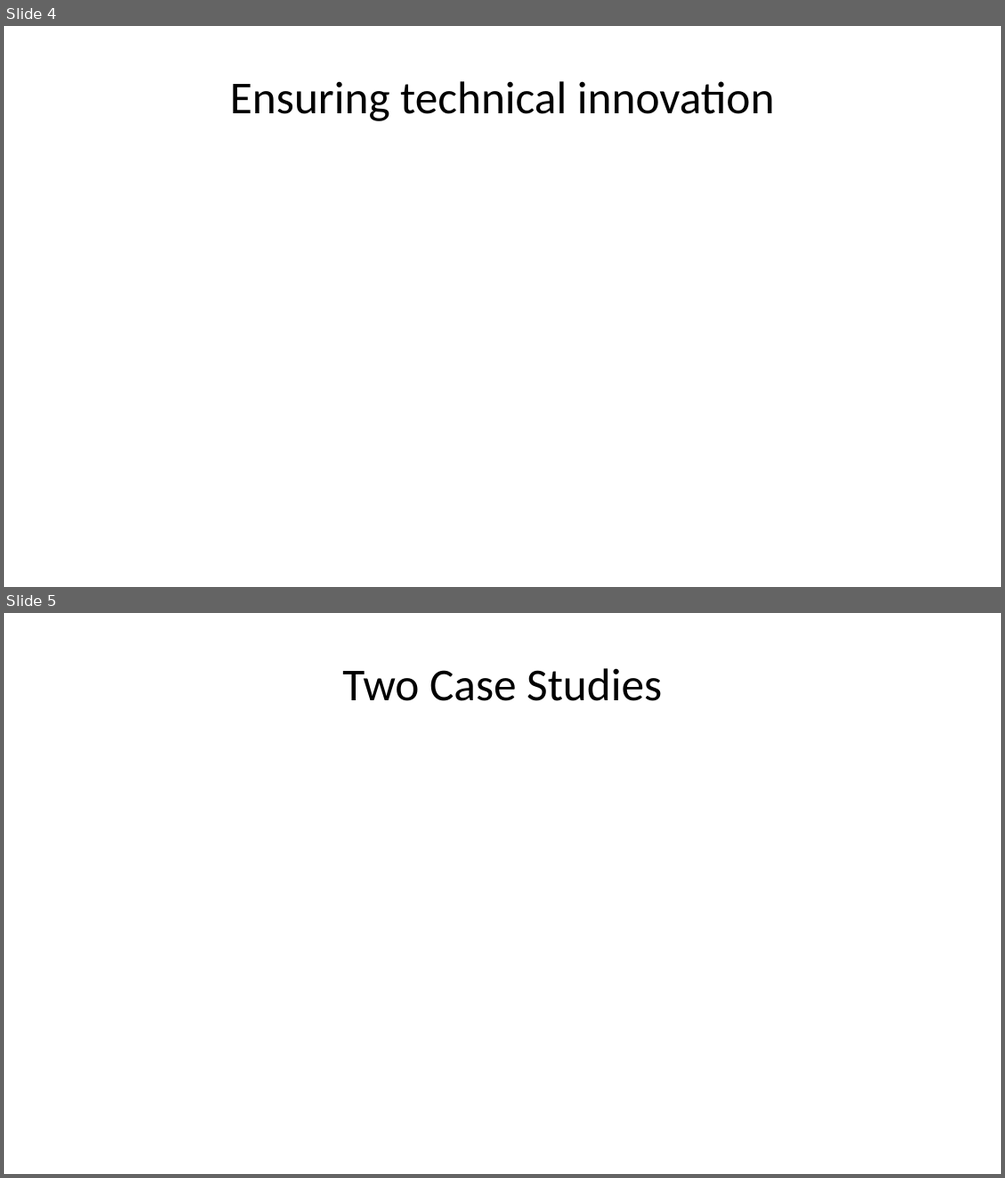
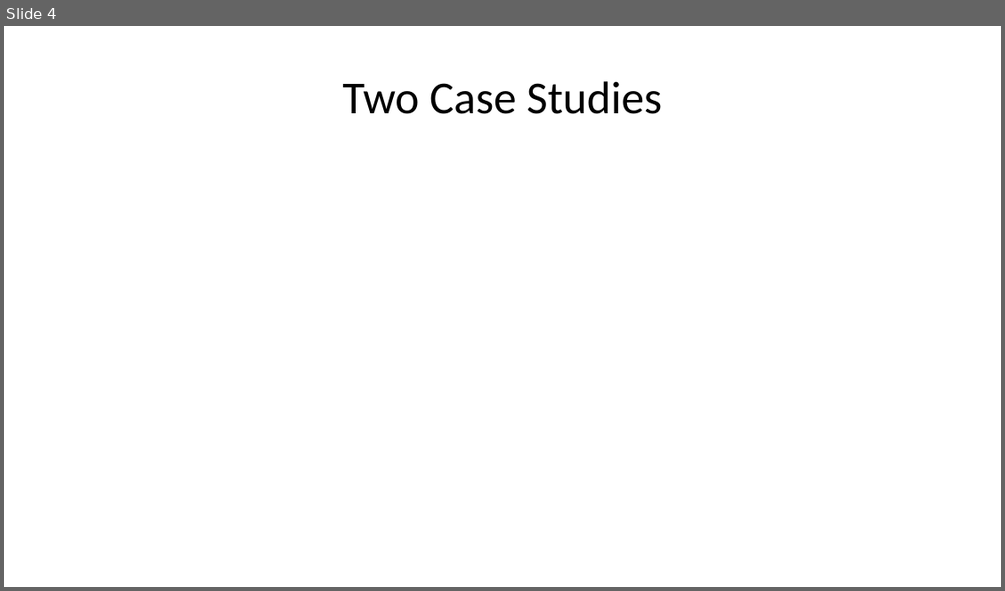
Before and after one commit to phuse-org/cicd.phuse.2023, a slide deck: presentation/index.pptx. Shown one above the other, each under a label of ours: slides 4 and 5 before the commit, slide 4 after it. The pictures are 1005x1178 and 1005x591 pixels, drawn with LibreOffice and Linux fonts; fonts in the diff are those of the drawing. Boxes give left, top, right and bottom in pixels: in the first picture for what was removed or moved away, otherwise in the second. Text is boxed around its words. In the diff, an @@ line names an element or a change of style, - is before the commit and + after.

```diff
--- a/presentation/index.pptx
+++ b/presentation/index.pptx
@@ slide 4 removed at <box>4,26,1001,587</box>, background #FFFFFF @@
@@ title removed at <box>230,81,775,121</box> @@
-Ensuring technical innovation
@@ what was slide 5 is now slide 4 @@
```
Also in this commit, not shown: 1 other file.
